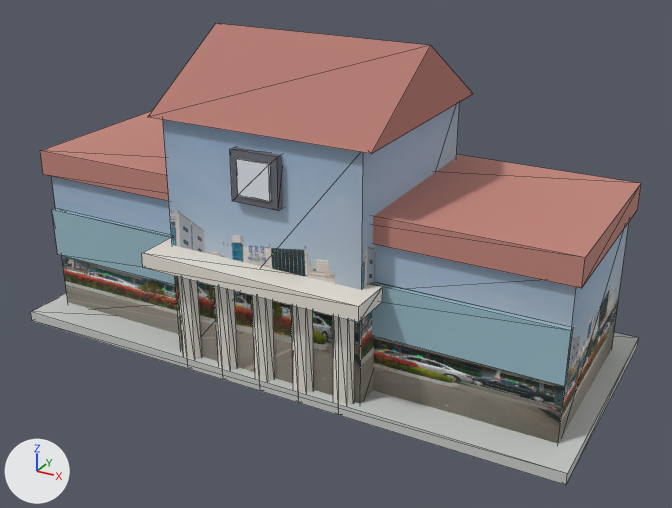
An edit to the glTF model frontend/public/ar/course/daejeon-station/building.glb, drawn before and after from the same camera.
Rendered twice from a 50 mm lens placed at (11.64, -20.59, 12.86), pointed at (0.65, -0.61, 2.87). The lights are fixed; the arrows at lower left show +X, +Y and +Z. The older version comes first. Mesh edges are drawn as thin lines. Vertices at exactly the same position are counted once.

Script lines for the objects in view, before the commit:
```python
me_mesh_0 = bpy.data.meshes.new('Mesh_0')
me_mesh_0.from_pydata(...)  # 150 vertices, 244 faces; spans x -8.0..8.0, y -4.0..3.5, z 0.0..8.6
me_mesh_0.materials.append(mat_0_58_0_6_0_58)  # light grey #c8cbc8
me_mesh_0.materials.append(mat_tex)  # picture img_image_0
me_mesh_0.materials.append(mat_0_55_0_24_0_2)  # pink #c4867c
me_mesh_0.materials.append(mat_0_45_0_19_0_16)  # pink #b3796f
me_mesh_0.materials.append(mat_0_15_0_15_0_18)  # grey #6c6c76
me_mesh_0.materials.append(mat_0_8_0_84_0_88)  # white #e7ecf1
me_mesh_0.materials.append(mat_0_85_0_82_0_75)  # white #edeae1
me_mesh_0.materials.append(mat_0_82_0_78_0_7)  # white #eae5da
me_mesh_0.materials.append(mat_0_32_0_5_0_58)  # greyish cyan #99bcc8
ob_mesh_0 = bpy.data.objects.new('Mesh_0', me_mesh_0)
ob_mesh_0.location = (0.0, 0.0, 0.0)
```
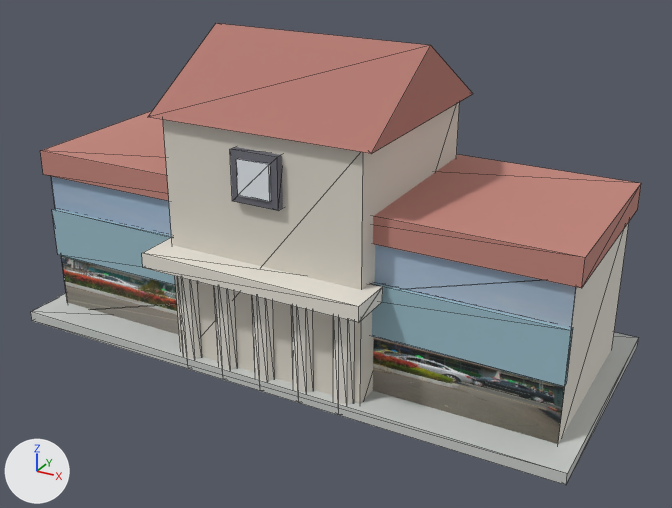
What changed in the scene script:
```text
Add mat_0_72_0_68_0_6:
    mat_0_72_0_68_0_6 = principled_material('0.72,0.68,0.6')
    mat_0_72_0_68_0_6.base_color = (0.72, 0.68, 0.6)  # light grey #ddd7cb
    mat_0_72_0_68_0_6.roughness = 0.85
Change me_mesh_0:
    used by ob_mesh_0; location = (0.0, 0.0, 0.0)
    verts and faces of me_mesh_0; kept vertices keep their numbers, new ones are numbered from 150
    remove me_mesh_0.from_pydata(...)  # 150 vertices, 244 faces; spans x -8.0..8.0, y -4.0..3.5, z 0.0..8.6
    add me_mesh_0.from_pydata(...)  # 154 vertices, 246 faces; spans x -8.0..8.0, y -4.0..3.5, z 0.0..8.6
    me_mesh_0 part 1
    add verts[150] = (-7.5, -2.5, 0.0)
    add verts[151] = (7.5, -2.5, 0.0)
    add verts[152] = (7.5, -2.5, 4.5)
    add verts[153] = (-7.5, -2.5, 4.5)
    add faces += [(150, 151, 152), (150, 152, 153)]  # mat_tex (picture img_image_0)
    me_mesh_0 part 2: 12 faces spanning x -7.5..7.5, y -2.5..2.5, z 0.0..4.5 switch from mat_tex (picture img_image_0) to mat_0_82_0_78_0_7 (white #eae5da)
    me_mesh_0 part 3: 12 faces spanning x -2.8..2.8, y -3.2..2.4, z 0.0..6.8 switch from mat_tex (picture img_image_0) to mat_0_72_0_68_0_6 (light grey #ddd7cb)
```

What differs and where, as boxes [x1, y1, x2, y2] in the pictures (672 x 508 px):
part 1 of me_mesh_0, added
    after: [51, 176, 576, 444]
part 2 of me_mesh_0, recoloured (lighter)
    before: [53, 185, 629, 443]
    after: [558, 222, 629, 443]
part 3 of me_mesh_0, recoloured
    both: [163, 103, 459, 403]
